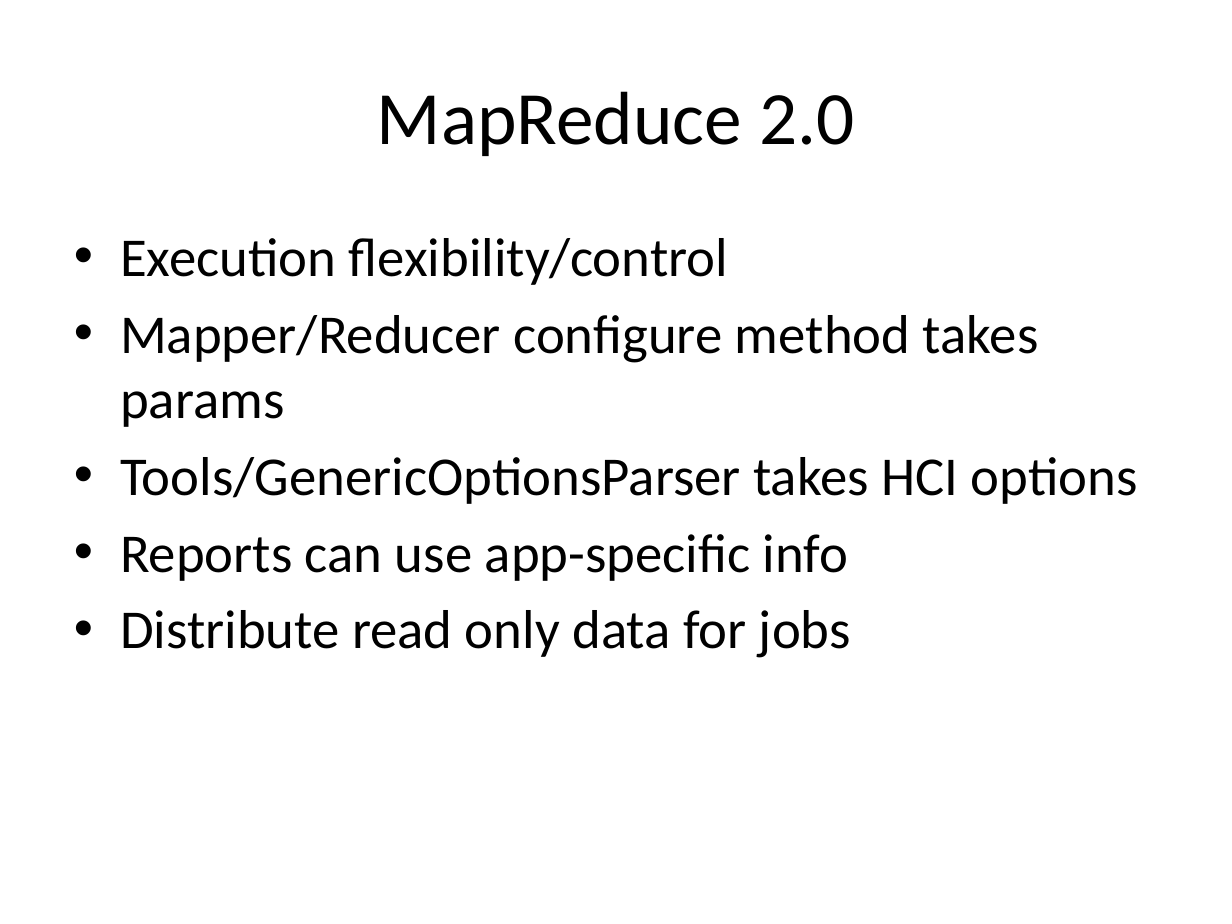
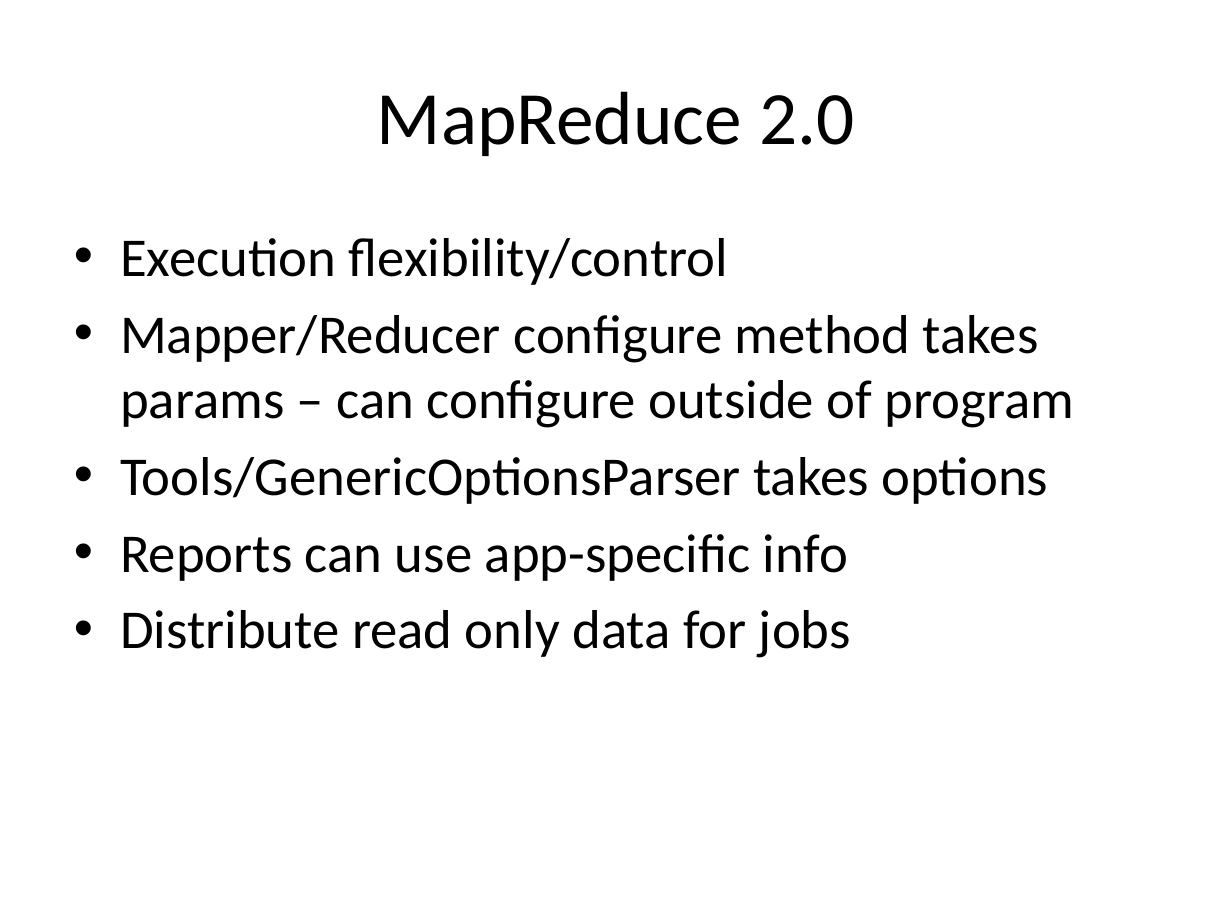
Before and after one commit to jayurbain/HadoopIntro, a slide deck: slide 5 of MapReduce 2.0 YARN.pptx. Drawn at 1232x924 pixels with LibreOffice and Linux fonts; fonts in the diff are those of the drawing. Boxes give left, top, right and bottom in pixels: in the first picture for what was removed or moved away, otherwise in the second. Text is boxed around its words. In the diff, an @@ line names an element or a change of style, - is before the commit and + after.

```diff
--- a/MapReduce 2.0 YARN.pptx
+++ b/MapReduce 2.0 YARN.pptx
@@ text at (120,315,1073,504): text changed @@
-• Mapper/Reducer configure method takes params
-• Tools/GenericOptionsParser takes HCI options
+• Mapper/Reducer configure method takes params – can configure outside of program
+• Tools/GenericOptionsParser takes options
```
Also in this commit, not shown: 12 other slides changed.
